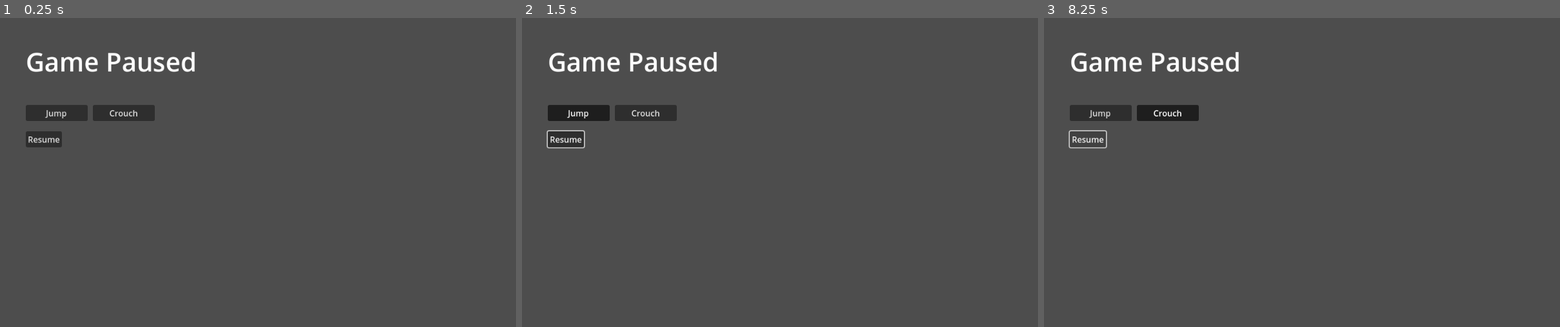
Above: before the commit, frames 1-3 (left to right).
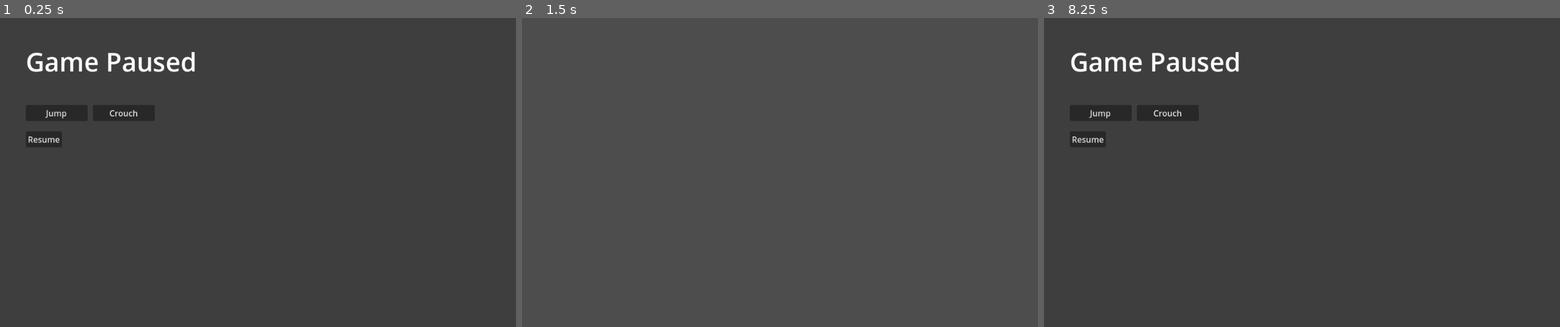
Above: after the commit, the same moments.

Repository: redpebble/trijam-314
Game: Godot game, scene res://scenes/UI/pause_menu.tscn
The game is run twice, just before and just after one commit, with the same random seed, the same clock (stepped at 60 frames per second) and the same inputs. This scene is started directly instead of the project's main scene.
Inputs (mouse positions are in pixels of both pictures, inside the frame that each line leads up to):
- Up to frame 1 (0.25 s): no input
- Up to frame 2 (1.5 s): click "Resume" at 0.5 s; click (578, 113) at 1.25 s, where only the run before the commit has a clickable "Jump"
- Up to frame 3 (8.25 s): click (1167, 113) at 2 s, where only the run before the commit has a clickable "Crouch"; click (1100, 113) at 2.75 s, where only the run before the commit has a clickable "Jump"; click (1167, 113) at 3.5 s, where only the run before the commit has a clickable "Crouch"; click (1085, 138) at 4.25 s, where only the run before the commit has a clickable "Resume"; click (1100, 113) at 5 s, where only the run before the commit has a clickable "Jump"; click (1167, 113) at 5.75 s, where only the run before the commit has a clickable "Crouch"; click (1085, 138) at 6.5 s, where only the run before the commit has a clickable "Resume"; tap Enter at 7.25 s; hold C (crouch) 7.28-8.03 s; tap X (jump) at 7.52 s; tap Space at 8 s; tap C (crouch) at 8.1 s

The runs differ from the first frame. In frame 2, 2.5% of the frame differs, in the area x 4-38%, y 11-43%; in frame 3, 0.4%.

Commit message:
Pause button (space or esc) + emit action signal on resume

Diff:
--- a/godot/project.godot
+++ b/godot/project.godot
@@ -36,6 +36,12 @@
 "events": [Object(InputEventKey,"resource_local_to_scene":false,"resource_name":"","device":-1,"window_id":0,"alt_press …(191 unchanged characters)…
 ]
 }
+pause={
+"deadzone": 0.5,
+"events": [Object(InputEventKey,"resource_local_to_scene":false,"resource_name":"","device":0,"window_id":0,"alt_pressed":false,"shift_pressed":false,"ctrl_pressed":false,"meta_pressed":false,"pressed":false,"keycode":0,"physical_keycode":4194305,"key_label":0,"unicode":0,"location":0,"echo":false,"script":null)
+, Object(InputEventKey,"resource_local_to_scene":false,"resource_name":"","device":-1,"window_id":0,"alt_pressed":false,"shift_pressed":false,"ctrl_pressed":false,"meta_pressed":false,"pressed":false,"keycode":0,"physical_keycode":32,"key_label":0,"unicode":32,"location":0,"echo":false,"script":null)
+]
+}
 
 [layer_names]
 
--- a/godot/scenes/UI/pause_menu.gd
+++ b/godot/scenes/UI/pause_menu.gd
@@ -1 +1,29 @@
 extends Control
+
+signal action_selected(action)
+
+@onready var action_list = $MarginContainer/VBoxContainer/ActionList
+@onready var resume_button = $MarginContainer/VBoxContainer/Resume
+
+var is_paused = false : set = set_paused
+
+
+func _ready() -> void:
+	set_paused(true)
+	resume_button.pressed.connect(set_paused.bind(false))
+
+
+func _process(delta: float) -> void:
+	if Input.is_action_just_pressed("pause"):
+		set_paused(not is_paused)
+
+
+func set_paused(state : bool):
+	is_paused = state
+	get_tree().paused = is_paused
+	visible = is_paused
+	print("pause")
+
+	if not is_paused:
+		var action : String = action_list.get_selected_action().to_lower()
+		action_selected.emit(action)
--- a/godot/scenes/UI/pause_menu.tscn
+++ b/godot/scenes/UI/pause_menu.tscn
@@ -8,6 +8,7 @@
 font_size = 50
 
 [node name="PauseMenu" type="Control"]
+process_mode = 3
 layout_mode = 3
 anchors_preset = 15
 anchor_right = 1.0
@@ -15,6 +16,15 @@
 grow_horizontal = 2
 grow_vertical = 2
 script = ExtResource("1_oyirl")
+
+[node name="ColorRect" type="ColorRect" parent="."]
+layout_mode = 1
+anchors_preset = 15
+anchor_right = 1.0
+anchor_bottom = 1.0
+grow_horizontal = 2
+grow_vertical = 2
+color = Color(0, 0, 0, 0.192157)
 
 [node name="MarginContainer" type="MarginContainer" parent="."]
 layout_mode = 1
